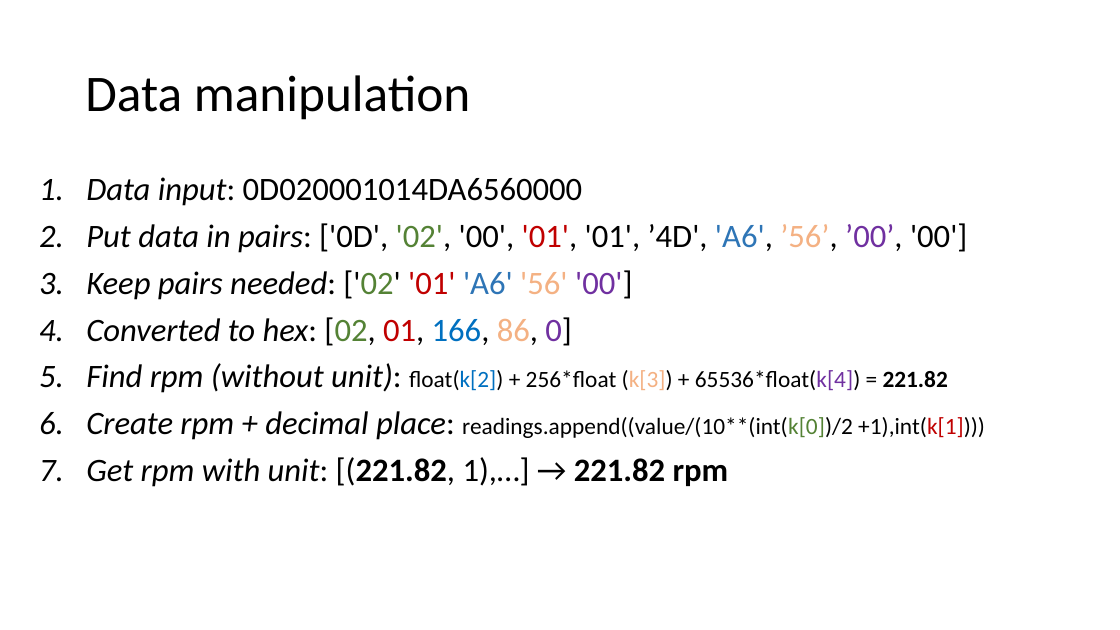
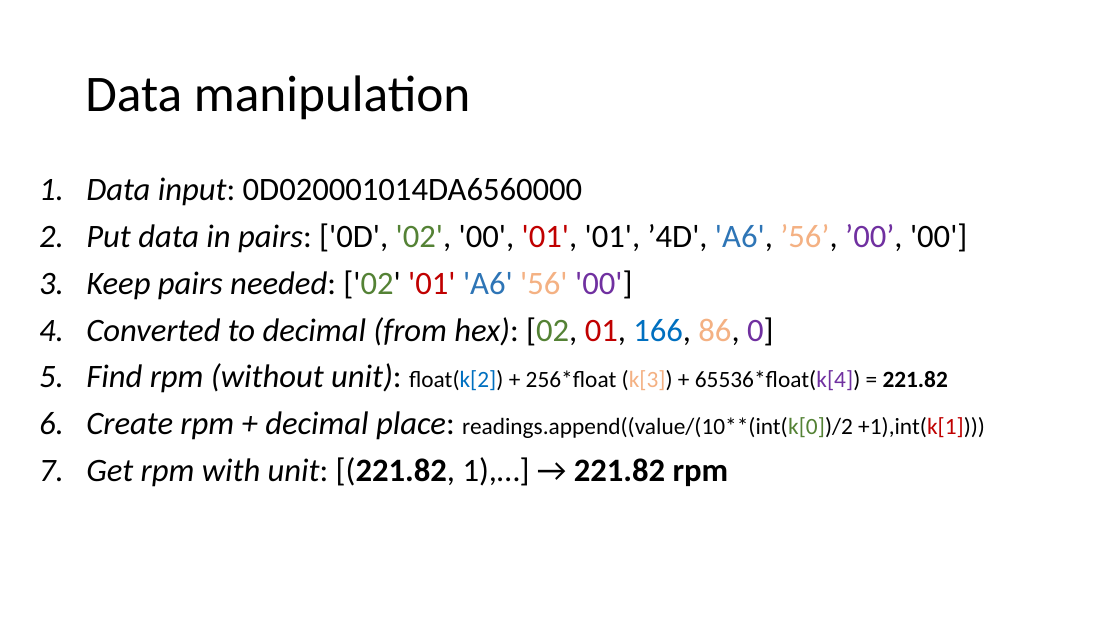
Before and after one commit to CharlotteElle/GyroProject, a slide deck: slide 6 of Project Presentation.pptx. Drawn at 1120x630 pixels with LibreOffice and Linux fonts; fonts in the diff are those of the drawing. Boxes give left, top, right and bottom in pixels: in the first picture for what was removed or moved away, otherwise in the second. Text is boxed around its words. In the diff, an @@ line names an element or a change of style, - is before the commit and + after.

```diff
--- a/Project Presentation.pptx
+++ b/Project Presentation.pptx
@@ text at <box>86,317,774,346</box>: text changed; italic on @@
-4. Converted to hex: [02, 01, 166, 86, 0]
+4. Converted to decimal (from hex): [02, 01, 166, 86, 0]
```
